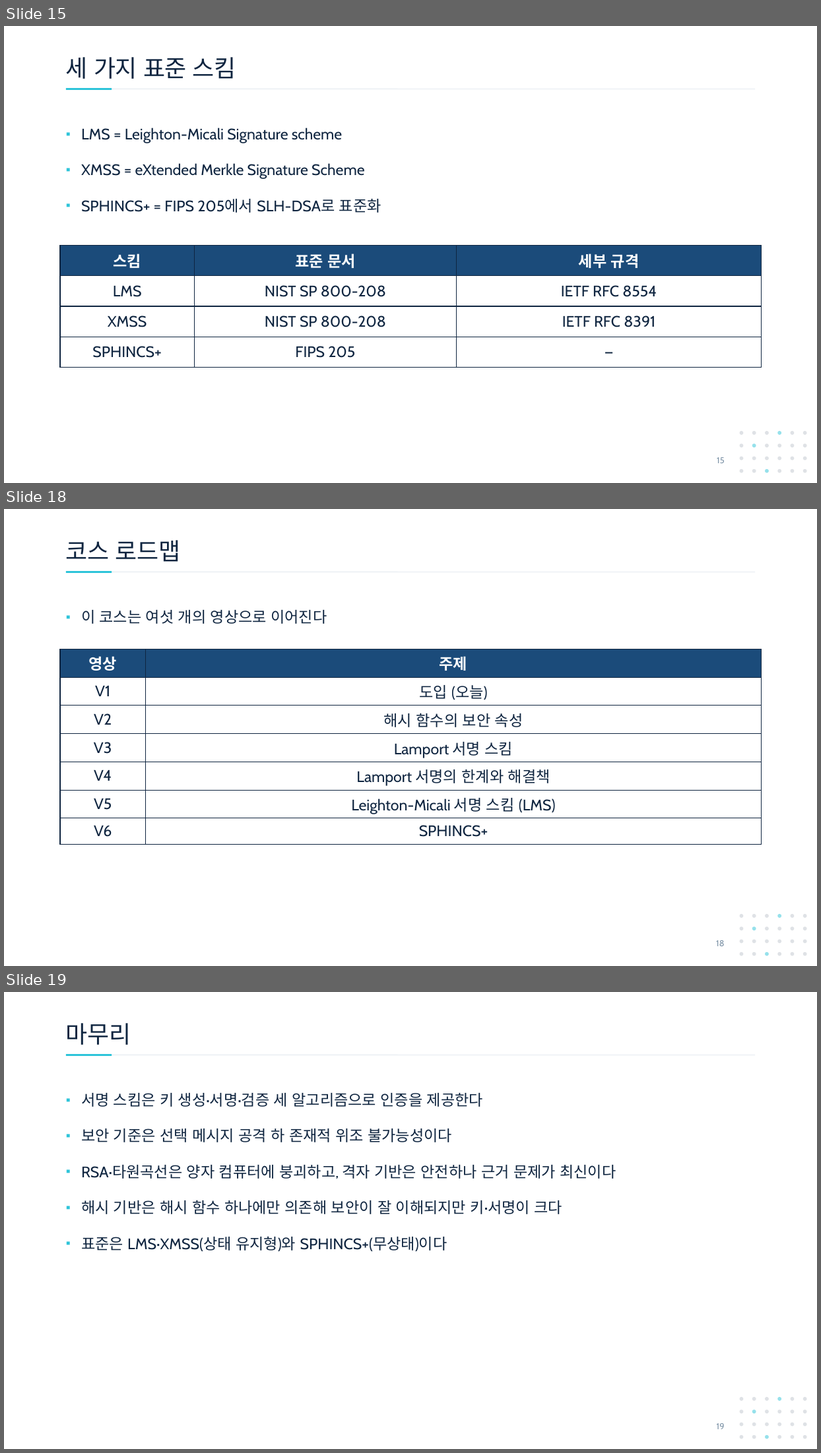
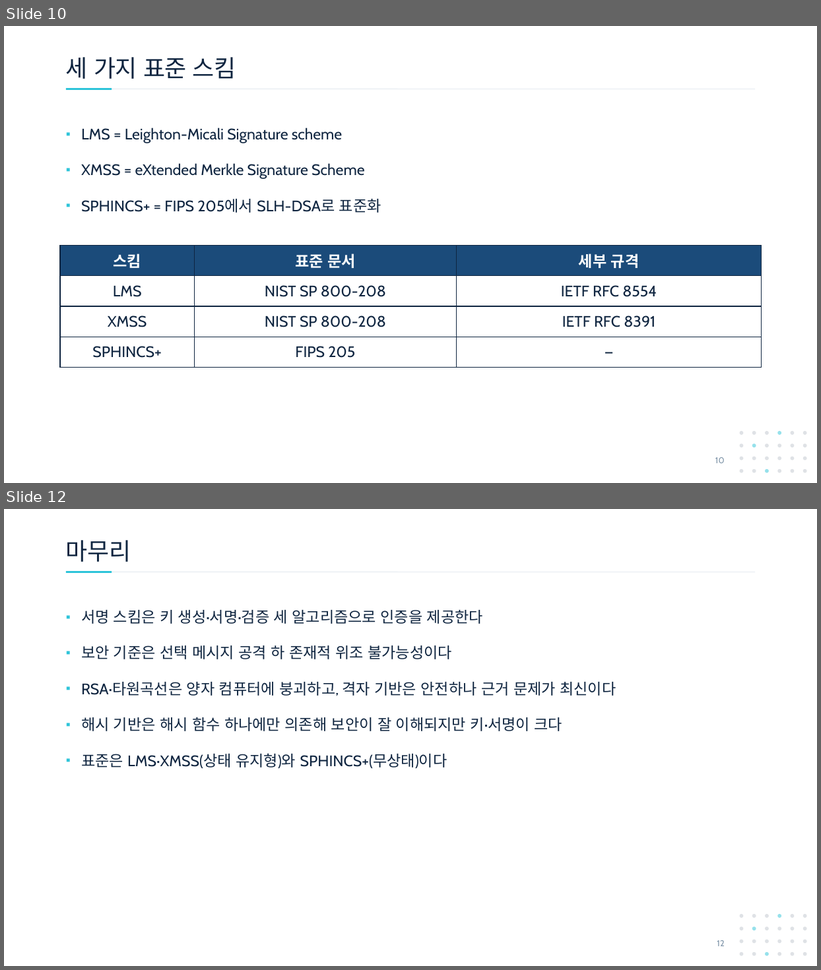
Before and after one commit to giyuubin/PQC, a slide deck: presentation/0903_14_Introduction-to-Hash-Based-Signatures.pptx. Shown one above the other, each under a label of ours: slides 15, 18 and 19 before the commit, slides 10 and 12 after it; the slides between them are not shown. The pictures are 821x1453 and 821x970 pixels, drawn with LibreOffice and Linux fonts; fonts in the diff are those of the drawing. Boxes give left, top, right and bottom in pixels: in the first picture for what was removed or moved away, otherwise in the second. Text is boxed around its words. In the diff, an @@ line names an element or a change of style, - is before the commit and + after.

```diff
--- a/presentation/0903_14_Introduction-to-Hash-Based-Signatures.pptx
+++ b/presentation/0903_14_Introduction-to-Hash-Based-Signatures.pptx
@@ slide 18 removed at (4,509,817,966), background #FFFFFF; not listed: 26 template elements that a slide beside it also shows @@
@@ title removed at (66,540,180,562) @@
-코스 로드맵
@@ text removed at (81,610,327,624) @@
-▪ 이 코스는 여섯 개의 영상으로 이어진다
@@ table removed at (60,650,762,840), 7 rows, 2 columns @@
-영상 | 주제
-V1 | 도입 (오늘)
-V2 | 해시 함수의 보안 속성
-V3 | Lamport 서명 스킴
-V4 | Lamport 서명의 한계와 해결책
-V5 | Leighton-Micali 서명 스킴 (LMS)
-V6 | SPHINCS+
@@ page number removed at (716,941,725,947) @@
-18
@@ what was slide 15 is now slide 10 @@
@@ page number at (715,458,725,464): text changed @@
-15
+10
@@ what was slide 19 is now slide 12 @@
@@ page number at (717,941,724,947): text changed @@
-19
+12
```
Also in this commit, not shown: 5 slides changed, 6 other slides removed.
